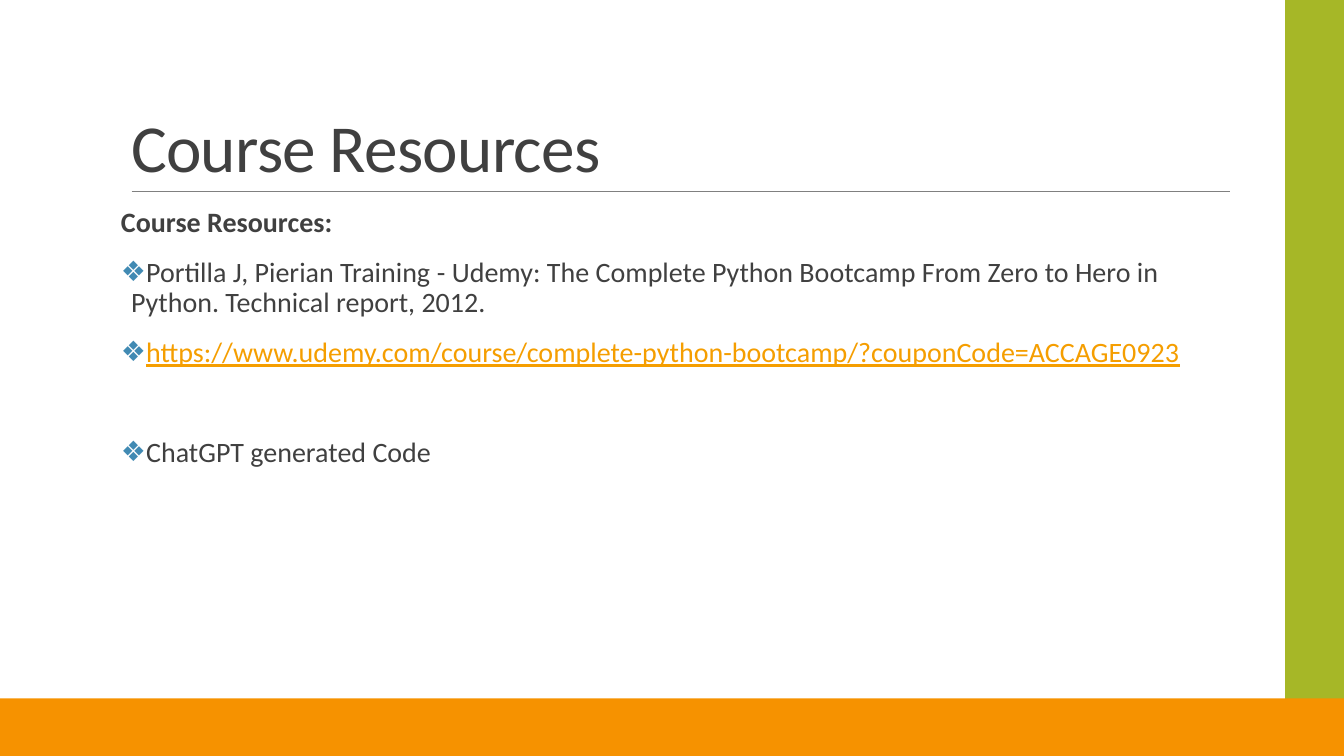
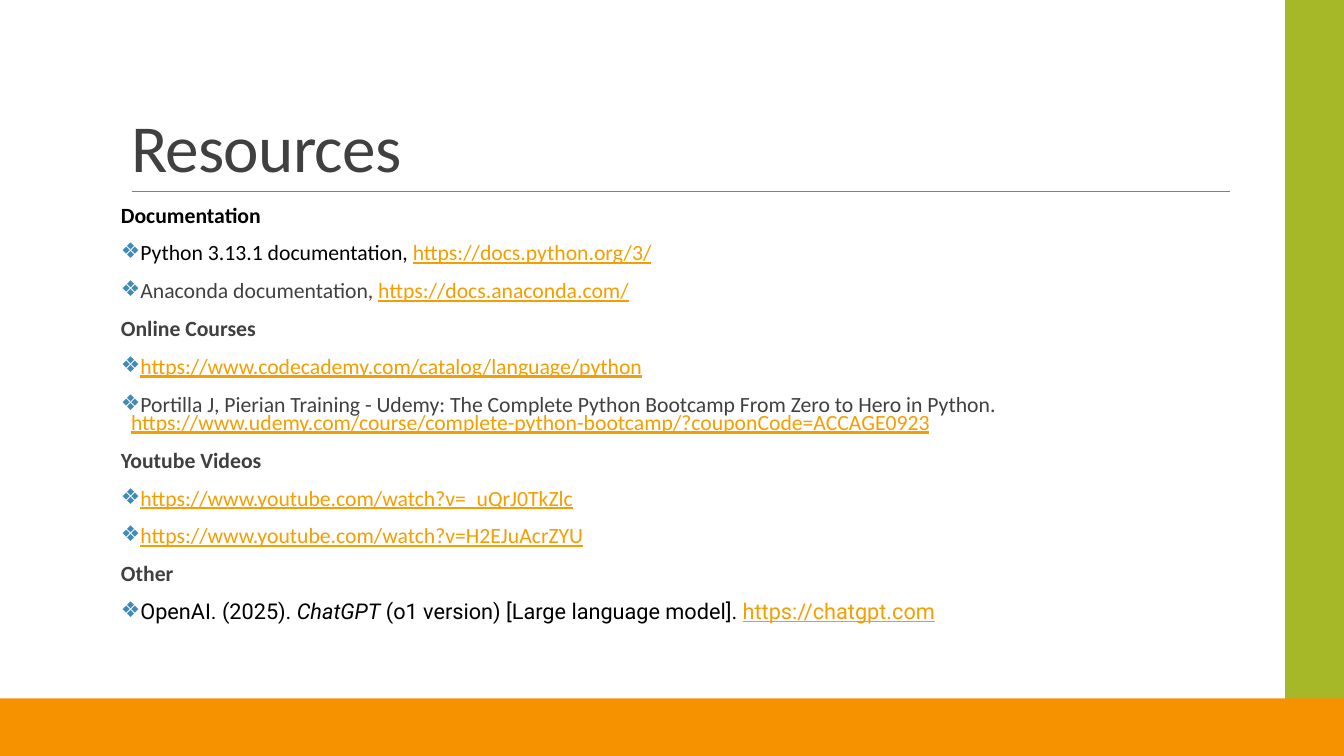
Before and after one commit to Panos1992/Intro_to_python_2025, a slide deck: slide 7 of L0_Introduction.pptx. Drawn at 1344x756 pixels with LibreOffice and Linux fonts; fonts in the diff are those of the drawing; background and template pictures are left out. Boxes give left, top, right and bottom in pixels: in the first picture for what was removed or moved away, otherwise in the second. Text is boxed around its words. In the diff, an @@ line names an element or a change of style, - is before the commit and + after.

```diff
--- a/L0_Introduction.pptx
+++ b/L0_Introduction.pptx
@@ title at [131, 129, 401, 173]: text changed @@
-Course Resources
+Resources
@@ text at [121, 207, 995, 624]: text changed; size 20 to 15.5 pt; text colour #404040 to #F59E00 @@
-Course Resources:
-❖ Portilla J, Pierian Training - Udemy: The Complete Python Bootcamp From Zero to Hero in Python. Technical report, 2012.
-❖ https://www.udemy.com/course/complete-python-bootcamp/?couponCode=ACCAGE0923
-❖ ChatGPT generated Code
+Documentation
+❖ Python 3.13.1 documentation, https://docs.python.org/3/
+❖ Anaconda documentation, https://docs.anaconda.com/
+Online Courses
+❖ https://www.codecademy.com/catalog/language/python
+❖ Portilla J, Pierian Training - Udemy: The Complete Python Bootcamp From Zero to Hero in Python. https://www.udemy.com/course/complete-python-bootcamp/?couponCode=ACCAGE0923
+Youtube Videos
+❖ https://www.youtube.com/watch?v=_uQrJ0TkZlc
+❖ https://www.youtube.com/watch?v=H2EJuAcrZYU
+Other
+❖ OpenAI. (2025). ChatGPT (o1 version) [Large language model]. https://chatgpt.com
```
Also in this commit, not shown: 3 other slides changed.
